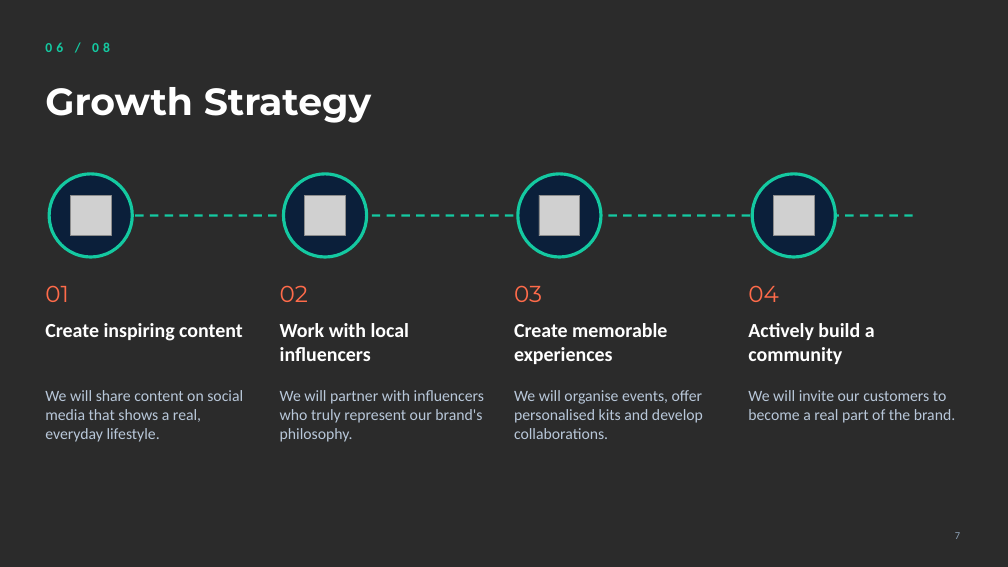
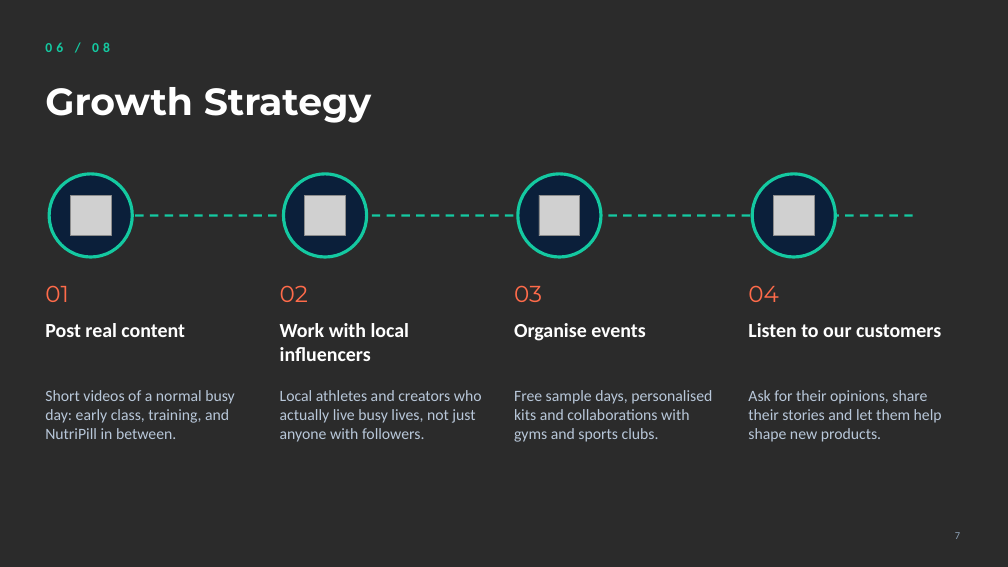
Before and after one commit to Johnporkthethird/english-presentaiton-, a slide deck: slide 7 of NutriPill.pptx. Drawn at 1008x567 pixels with LibreOffice and Linux fonts; fonts in the diff are those of the drawing; grey boxes stand for pictures; background and template pictures are left out; a plain dark background stands for a picture behind light text. Boxes give left, top, right and bottom in pixels: in the first picture for what was removed or moved away, otherwise in the second. Text is boxed around its words. In the diff, an @@ line names an element or a change of style, - is before the commit and + after.

```diff
--- a/NutriPill.pptx
+++ b/NutriPill.pptx
@@ text at [45,323,184,337]: text changed @@
-Create inspiring content
+Post real content
@@ text at [514,323,645,341]: text changed @@
-Create memorable experiences
+Organise events
@@ text at [748,323,941,337]: text changed @@
-Actively build a community
+Listen to our customers
@@ text at [45,390,235,439]: text changed @@
-We will share content on social media that shows a real, everyday lifestyle.
+Short videos of a normal busy day: early class, training, and NutriPill in between.
@@ text at [280,390,482,442]: text changed @@
-We will partner with influencers who truly represent our brand's philosophy.
+Local athletes and creators who actually live busy lives, not just anyone with followers.
@@ text at [514,390,712,442]: text changed @@
-We will organise events, offer personalised kits and develop collaborations.
+Free sample days, personalised kits and collaborations with gyms and sports clubs.
@@ text at [748,390,942,442]: text changed @@
-We will invite our customers to become a real part of the brand.
+Ask for their opinions, share their stories and let them help shape new products.
```
Also in this commit, not shown: 8 other slides changed, 2 other files.
